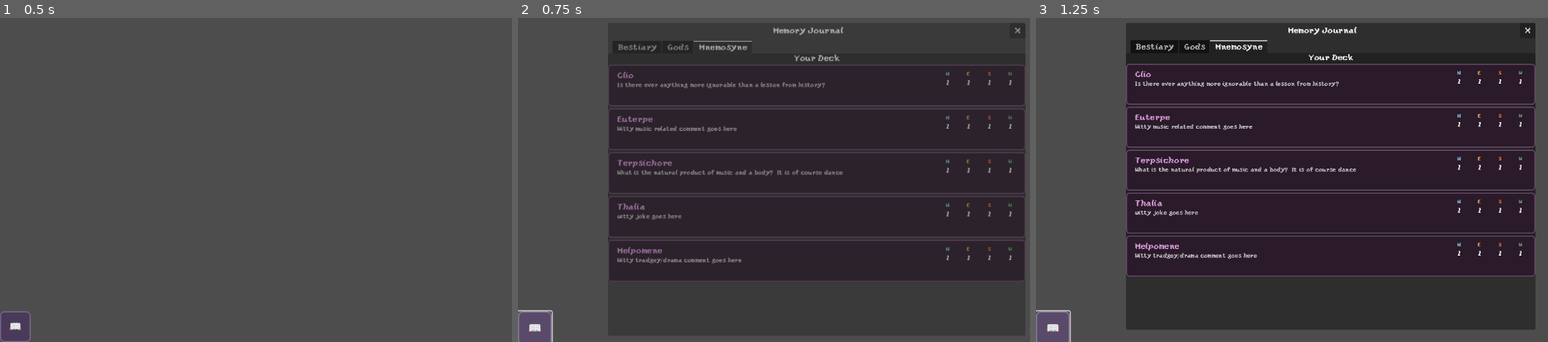
Above: before the commit, frames 1-3 (left to right).
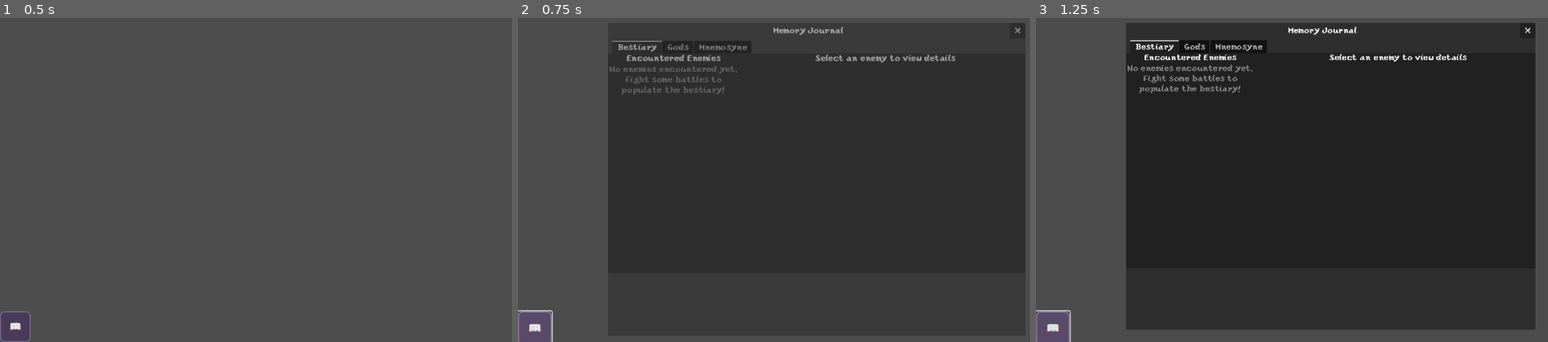
Above: after the commit, the same moments.

Repository: leslieharding/Mnemosyne
Game: Godot game, scene res://Scenes/JournalButton.tscn
Two runs of this game, one before a commit and one after it. Both use one fixed random seed, a clock stepped at 60 frames per second and the inputs below. This scene is started directly instead of the project's main scene.
Inputs:
- Up to frame 1 (0.5 s): no input
- Up to frame 2 (0.75 s): click "📖" at 0.5 s
- Up to frame 3 (1.25 s): no input

Frame 1 is identical in both runs. In frame 2, 5.1% of the frame differs, in the area x 17-100%, y 7-81%; in frame 3, 6.6%, in the area x 17-98%, y 6-80%.

Commit message:
memory journal functionality and event recording fixes

Diff:
--- a/Scripts/card_battle_manager.gd
+++ b/Scripts/card_battle_manager.gd
@@ -1664,6 +1664,10 @@
 		opponent_is_thinking = false
 		turn_manager.end_game()
 
+		record_enemy_encounter(false)
+		record_god_experience()
+		check_god_unlocks()
+
 		# Add a delay then go to run summary
 		await get_tree().create_timer(3.0).timeout
 
@@ -3393,6 +3397,11 @@
 	display_player_hand()
 
 func show_reward_screen():
+	# RECORD THE BATTLE RESULTS BEFORE GOING TO REWARDS
+	record_enemy_encounter(true)  # true = victory since we only reach rewards on victory
+	record_god_experience()
+	check_god_unlocks()
+
 	var params = get_scene_params()
 
 	# Check for perfect victory using board ownership
--- a/Scripts/journal_button.gd
+++ b/Scripts/journal_button.gd
@@ -110,7 +110,7 @@
 		print("Journal created with dedicated CanvasLayer at position: ", journal_instance.position, " size: ", journal_instance.size)
 
 	# Show journal with proper animation by calling its show_journal method
-	journal_instance.show_journal("mnemosyne")  # Start on Mnemosyne tab
+	journal_instance.show_journal("")  # Start on Mnemosyne tab
 
 	# Hide notifications when opened
 	hide_notification()
--- a/Scripts/memory_journal.gd
+++ b/Scripts/memory_journal.gd
@@ -55,15 +55,8 @@
 	# Update content before showing
 	refresh_all_content()
 
-	# Select initial tab if specified
-	if initial_tab != "":
-		match initial_tab:
-			"bestiary":
-				tab_container.current_tab = 0
-			"gods":
-				tab_container.current_tab = 1
-			"mnemosyne":
-				tab_container.current_tab = 2
+	# Always default to Bestiary tab (index 0)
+	tab_container.current_tab = 0
 
 	# Animate in
 	if journal_tween:
@@ -589,18 +582,9 @@
 	for child in details_panel.get_children():
 		child.queue_free()
 
-	# Get detailed god information using the new god content manager
-	var memory_manager = get_node("/root/MemoryJournalManagerAutoload")
-	var detailed_info = memory_manager.get_god_detailed_info(god_name)
-
-	if detailed_info.is_empty():
-		var error_label = Label.new()
-		error_label.text = "No information available for this deity."
-		details_panel.add_child(error_label)
-		return
-
-	# Create detailed god display using the new rich content
-	create_enhanced_god_display(details_panel, detailed_info)
+	# Use the simpler display function that works directly with god_data
+	# This avoids the complex god content manager which might have data structure issues
+	create_detailed_god_display(details_panel, god_name, god_data)
 
 func create_enhanced_god_display(container: Control, info: Dictionary):
 	var main_vbox = VBoxContainer.new()
